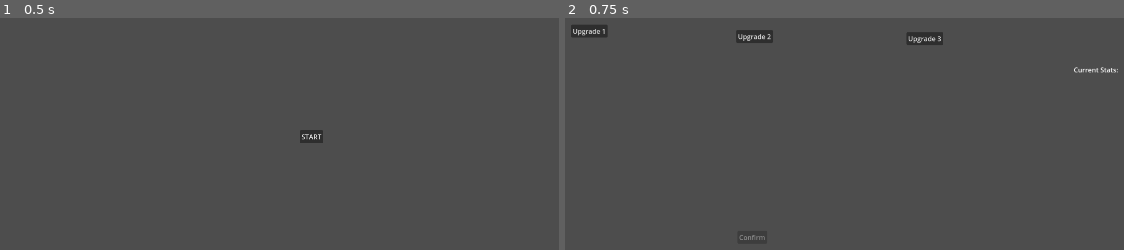
Above: before the commit, frames 1-2 (left to right).
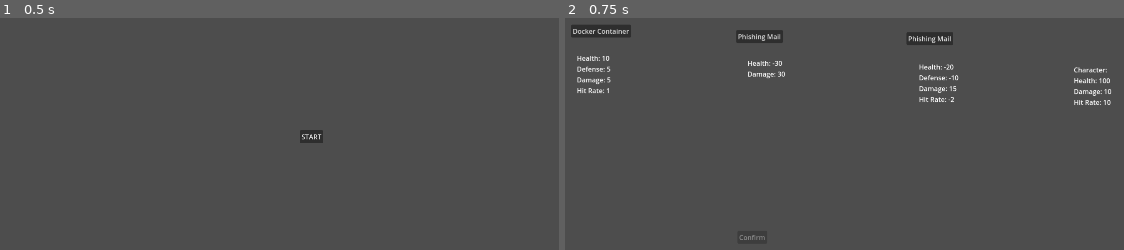
Above: after the commit, the same moments.

Repository: TheJustikar/piratesoftware-gamejam-16
Game: Godot game, scene res://Scenes/MainMenu/MainMenuScene.tscn
The game is run twice, just before and just after one commit, with the same random seed, the same clock (stepped at 60 frames per second) and the same inputs.
Inputs:
- Up to frame 1 (0.5 s): no input
- Up to frame 2 (0.75 s): click "START" at 0.5 s

Frame 1 is identical in both runs. In frame 2, 1.8% of the frame differs, in the area x 1-99%, y 3-38%.

Commit message:
update labels

Diff:
--- a/Scenes/Upgrade/upgrade_scene.gd
+++ b/Scenes/Upgrade/upgrade_scene.gd
@@ -5,6 +5,8 @@
 var upgrades: Array[Upgrade] = []
 
 func _ready() -> void:
+	$CharacterStatsLabel.text = "Character:\n%s" % Global.player().getStatsString()
+
 	var pickedUpgrades = []
 
 	while pickedUpgrades.size() != 3:
@@ -15,6 +17,8 @@
 	for i in range(3):
 		var upgrade = pickedUpgrades[i].new()
 		upgrades.append(upgrade)
+		get_node(NodePath("Upgrades/SelectUpgrade%sButton" % (i + 1))).text = upgrade.name
+		get_node(NodePath("Upgrades/Upgrade%sStatsLabel" % (i + 1))).text = upgrade.getStatsString()
 
 
 func _on_confirm_button_button_up() -> void:
